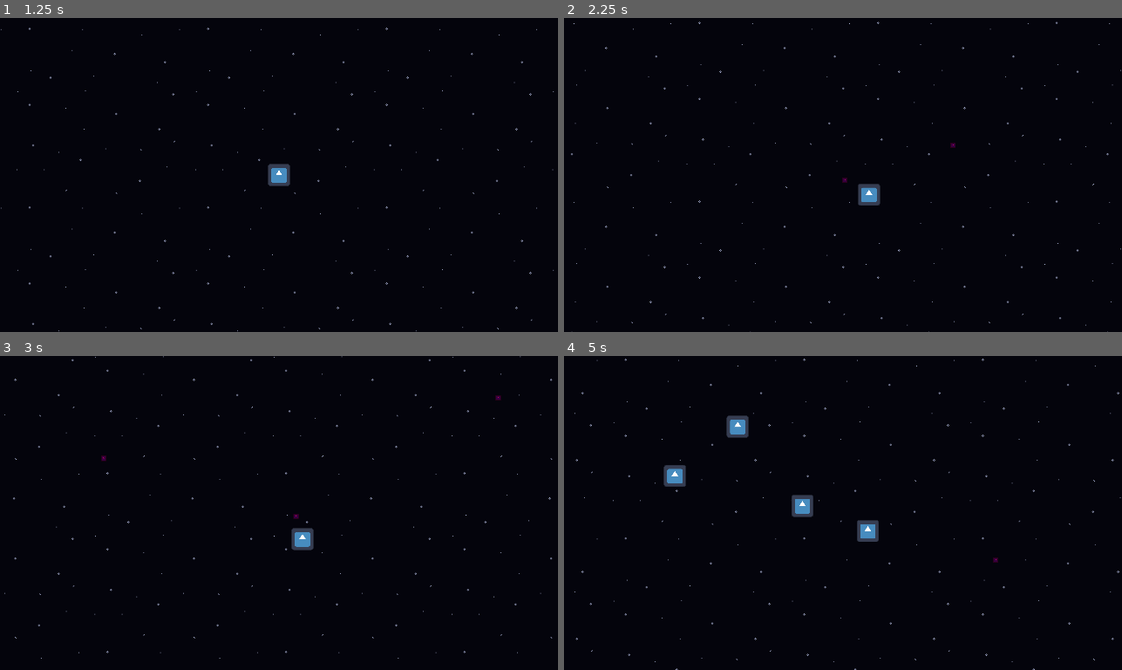
Above: before the commit, frames 1-4 (two rows, left to right).
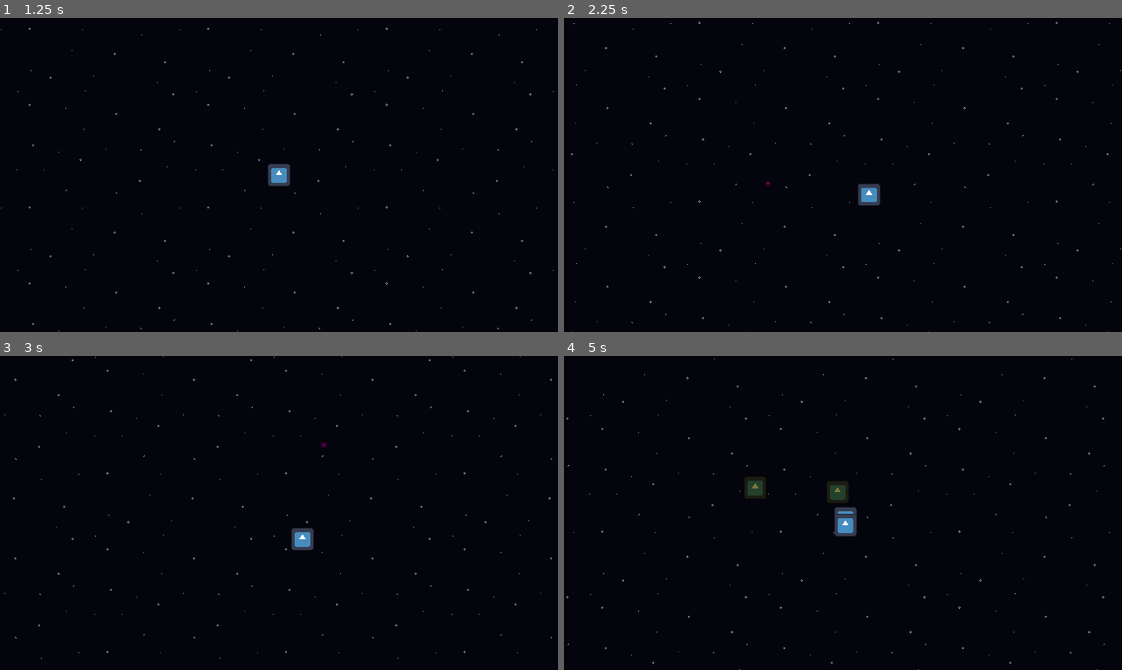
Above: after the commit, the same moments.

Repository: WinterAtne/Game-Jam
Game: Godot game, scene res://scenes/main.tscn
Two runs of this game, one before a commit and one after it. Both use one fixed random seed, a clock stepped at 60 frames per second and the inputs below. The engine's default icon, where the game draws it, is replaced by a stand-in: a white triangle on a blue panel in a dark square.
Inputs (mouse positions are in pixels of both pictures, inside the frame that each line leads up to):
- Up to frame 1 (1.25 s): click "Start" at 0.5 s
- Up to frame 2 (2.25 s): tap Enter at 1.25 s; move the mouse to (965, 159) at 1.27 s; hold D (right) 1.28-2.03 s; click (965, 159) at 1.35 s; move the mouse to (731, 190) at 2.02 s; hold Down (down) from 2.03 s (still down); click (731, 190) at 2.1 s
- Up to frame 3 (3 s): move the mouse to (334, 443) at 2.77 s; release Down (down) at 2.78 s; hold D (right) from 2.78 s (still down); click (334, 443) at 2.85 s
- Up to frame 4 (5 s): move the mouse to (815, 575) at 3.52 s; release D (right) at 3.53 s; hold W (up) 3.53-4.28 s; click (815, 575) at 3.6 s; move the mouse to (1010, 560) at 4.27 s; hold A (left) from 4.28 s (still down); click (1010, 560) at 4.35 s

Frame 1 is identical in both runs. In frame 2, less than 0.1% of the frame differs, in the area x 36-71%, y 39-54%; in frame 3, less than 0.1%; in frame 4, 2.3%, in the area x 0-100%, y 0-100%.

Commit message:
Reorganizing boid and enemy mechanics

Diff:
--- a/scenes/bullet.tscn
+++ b/scenes/bullet.tscn
@@ -13,7 +13,7 @@
 collision_layer = 2
 collision_mask = 2
 script = ExtResource("1_2kc60")
-mussle_velocity = 1200.0
+mussle_velocity = 5000.0
 
 [node name="Sprite2D" type="Sprite2D" parent="."]
 modulate = Color(0.778508, 0, 0.342271, 1)
--- a/scenes/enemy.gd
+++ b/scenes/enemies/enemy.gd
@@ -1,15 +1,29 @@
 class_name Enemy
 extends CharacterBody2D
 
-const SPEED : int = 600
+@export var speed : int = 600
+@export var recovery_time : float = 1
 
 var min_distance : float = 200
 var boid_behavior : float = 0.50
 var neighbors : Array[BoidArea] = []
 
-var target_direction : Vector2 = Vector2.ZERO
+var travel_direction : Vector2 = Vector2.ZERO
+
 func _physics_process(delta: float) -> void:
+	travel_direction = travel_direction.move_toward(
+		(get_direction_to_target() * (1 - boid_behavior) + get_coherence() * boid_behavior).normalized(),
+		delta * recovery_time)
 
+	velocity = velocity.move_toward(travel_direction * speed, speed * delta * Engine.physics_ticks_per_second)
+
+	move_and_slide()
+
+
+func get_direction_to_target() -> Vector2:
+	return Vector2.ZERO
+
+func get_coherence() -> Vector2:
 	var coherence : Vector2
 	for neighbor in neighbors:
 		var direction = global_position.direction_to(neighbor.global_position)
@@ -19,20 +33,10 @@
 		else:
 			coherence += direction / distance
 
-	target_direction = target_direction.move_toward(
-		(global_position.direction_to(Player.instance.global_position) * (1 - boid_behavior) +
-		coherence * boid_behavior).normalized(),
-		delta)
-
-	velocity = velocity.move_toward(target_direction * SPEED, SPEED * delta * Engine.physics_ticks_per_second)
-
-	move_and_slide()
+	return coherence
 
 func die() -> void:
 	queue_free()
-
-func _on_damageable_died() -> void:
-	die()
 
 func _on_boid_area_area_entered(area: Area2D) -> void:
 	if area is BoidArea:
--- a/scenes/enemy.tscn
+++ b/scenes/enemies/enemy.tscn
@@ -1,10 +1,10 @@
 [gd_scene load_steps=10 format=3 uid="uid://c05uv3ypr1134"]
 
 [ext_resource type="Script" path="res://scenes/damageable.gd" id="1_4gxbq"]
-[ext_resource type="Script" path="res://scenes/enemy.gd" id="1_qib4t"]
+[ext_resource type="Script" path="res://scenes/enemies/enemy.gd" id="1_qib4t"]
 [ext_resource type="Texture2D" uid="uid://cso7f0i4tbihh" path="res://asssets/icon.svg" id="2_8asml"]
 [ext_resource type="Script" path="res://scenes/damager.gd" id="4_vv03q"]
-[ext_resource type="Script" path="res://scenes/boid_area.gd" id="5_jrwkx"]
+[ext_resource type="Script" path="res://scenes/enemies/boid_area.gd" id="5_jrwkx"]
 
 [sub_resource type="RectangleShape2D" id="RectangleShape2D_7m6sp"]
 size = Vector2(126, 126)
@@ -52,6 +52,6 @@
 [node name="CollisionShape2D" type="CollisionShape2D" parent="BoidArea"]
 shape = SubResource("CircleShape2D_8h046")
 
-[connection signal="died" from="Damageable" to="." method="_on_damageable_died"]
+[connection signal="died" from="Damageable" to="." method="die"]
 [connection signal="area_entered" from="BoidArea" to="." method="_on_boid_area_area_entered"]
 [connection signal="area_exited" from="BoidArea" to="." method="_on_boid_area_area_exited"]
--- /dev/null
+++ b/scenes/enemies/leader_enemy.gd
@@ -0,0 +1,7 @@
+extends Enemy
+
+var lead_by : float = 1.25
+
+func get_direction_to_target() -> Vector2:
+	var target_pos := Player.instance.velocity * lead_by + Player.instance.global_position
+	return global_position.direction_to(target_pos)
--- /dev/null
+++ b/scenes/enemies/leader_enemy.tscn
@@ -0,0 +1,12 @@
+[gd_scene load_steps=3 format=3 uid="uid://b0hlgbps8w21n"]
+
+[ext_resource type="PackedScene" uid="uid://c05uv3ypr1134" path="res://scenes/enemies/enemy.tscn" id="1_ntrtt"]
+[ext_resource type="Script" path="res://scenes/enemies/leader_enemy.gd" id="2_hvaqn"]
+
+[node name="LeaderEnemy" instance=ExtResource("1_ntrtt")]
+script = ExtResource("2_hvaqn")
+speed = 1100
+recovery_time = 0.75
+
+[node name="Sprite2D" parent="." index="1"]
+modulate = Color(1, 0.211765, 1, 1)
--- /dev/null
+++ b/scenes/enemies/tail_enemy.gd
@@ -0,0 +1,7 @@
+extends Enemy
+
+var lead_by : float = -0.5
+
+func get_direction_to_target() -> Vector2:
+	var target_pos := Player.instance.velocity * lead_by + Player.instance.global_position
+	return global_position.direction_to(target_pos)
--- /dev/null
+++ b/scenes/enemies/tail_enemy.tscn
@@ -0,0 +1,12 @@
+[gd_scene load_steps=3 format=3 uid="uid://cej37tr861mr"]
+
+[ext_resource type="PackedScene" uid="uid://c05uv3ypr1134" path="res://scenes/enemies/enemy.tscn" id="1_t34ts"]
+[ext_resource type="Script" path="res://scenes/enemies/tail_enemy.gd" id="2_fivlf"]
+
+[node name="TailEnemy" instance=ExtResource("1_t34ts")]
+script = ExtResource("2_fivlf")
+speed = 1000
+recovery_time = 2.0
+
+[node name="Sprite2D" parent="." index="1"]
+modulate = Color(0.501045, 0.458019, 0.230867, 1)
--- /dev/null
+++ b/scenes/enemies/tracker_enemy.gd
@@ -0,0 +1,5 @@
+extends Enemy
+
+func get_direction_to_target() -> Vector2:
+	var target_pos := Player.instance.global_position
+	return global_position.direction_to(target_pos)
--- /dev/null
+++ b/scenes/enemies/tracker_enemy.tscn
@@ -0,0 +1,7 @@
+[gd_scene load_steps=3 format=3 uid="uid://c4fvgutkteb2c"]
+
+[ext_resource type="PackedScene" uid="uid://c05uv3ypr1134" path="res://scenes/enemies/enemy.tscn" id="1_7lomu"]
+[ext_resource type="Script" path="res://scenes/enemies/tracker_enemy.gd" id="2_axaqb"]
+
+[node name="TrackerEnemy" instance=ExtResource("1_7lomu")]
+script = ExtResource("2_axaqb")
--- a/scenes/level.tscn
+++ b/scenes/level.tscn
@@ -1,13 +1,15 @@
-[gd_scene load_steps=5 format=3 uid="uid://c33c8c4k127jd"]
+[gd_scene load_steps=7 format=3 uid="uid://c33c8c4k127jd"]
 
 [ext_resource type="Script" path="res://scenes/level.gd" id="1_8rgm8"]
 [ext_resource type="PackedScene" uid="uid://cpc1b408ujakp" path="res://scenes/player.tscn" id="1_gxo64"]
-[ext_resource type="PackedScene" uid="uid://c05uv3ypr1134" path="res://scenes/enemy.tscn" id="3_xslmb"]
+[ext_resource type="PackedScene" uid="uid://b0hlgbps8w21n" path="res://scenes/enemies/leader_enemy.tscn" id="3_sdcr3"]
+[ext_resource type="PackedScene" uid="uid://cej37tr861mr" path="res://scenes/enemies/tail_enemy.tscn" id="4_f5a7l"]
 [ext_resource type="Texture2D" uid="uid://cmco2nuejtaka" path="res://asssets/tmp_stary_background.png" id="4_fl1cp"]
+[ext_resource type="PackedScene" uid="uid://c4fvgutkteb2c" path="res://scenes/enemies/tracker_enemy.tscn" id="4_qigpn"]
 
 [node name="Level" type="Node2D"]
 script = ExtResource("1_8rgm8")
-enemy_types = Array[PackedScene]([ExtResource("3_xslmb")])
+enemy_types = Array[PackedScene]([ExtResource("3_sdcr3"), ExtResource("4_f5a7l"), ExtResource("4_qigpn")])
 
 [node name="Player" parent="." instance=ExtResource("1_gxo64")]
 
Renamed: scenes/boid_area.gd -> scenes/enemies/boid_area.gd
